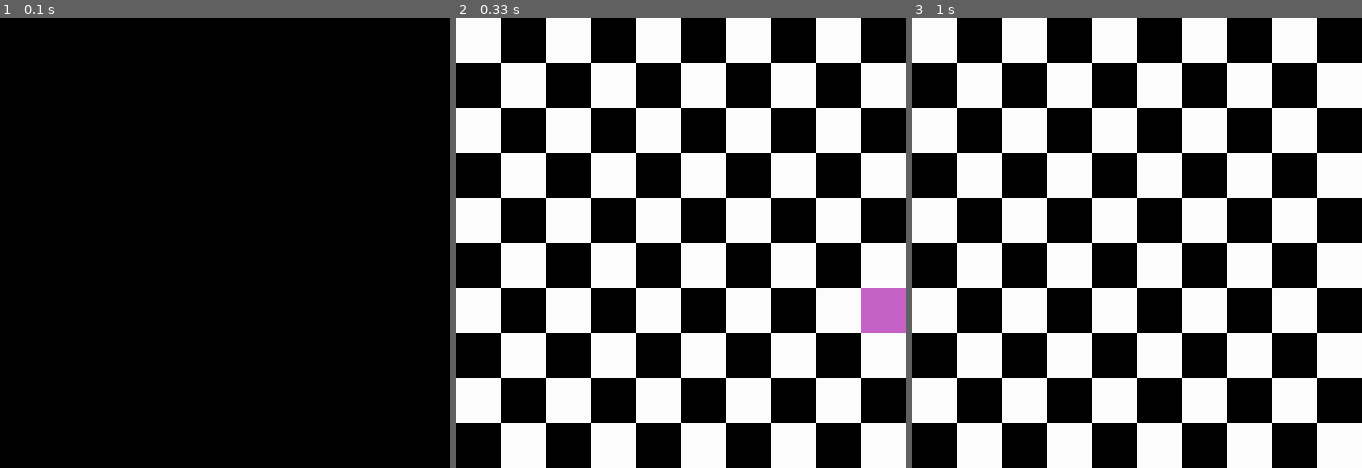
Above: before the commit, frames 1-3 (left to right).
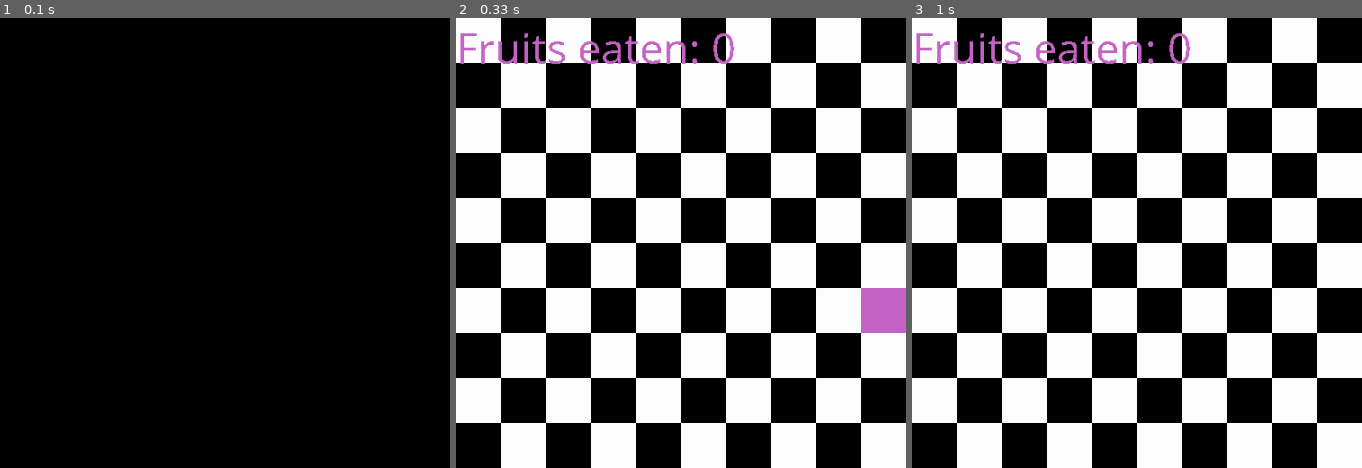
Above: after the commit, the same moments.

Repository: mwertich/gametest
Game: pygame game, started from Snake.py
The game is run twice, just before and just after one commit, with the same random seed, the same clock (stepped at 60 frames per second) and the same inputs.
Inputs:
- Up to frame 1 (0.1 s): no input
- Up to frame 2 (0.33 s): no input
- Up to frame 3 (1 s): hold Up from 0.83 s (still down)
The pictures show only the part of the screen within x 0-50%, y 0-50%; the shares and areas given below are measured in that part.

Frame 1 is identical in both runs. In frame 2, 1.2% of the frame differs, in the area x 0-62%, y 3-11%; in frame 3, 1.2%.

Commit message:
Änderungen

Diff:
--- a/Snake.py
+++ b/Snake.py
@@ -1,5 +1,5 @@
 import pygame
-import sys
+import sys, time
 import random
 
 # colors
@@ -22,12 +22,14 @@
 
 class Snake:
     def __init__(self, color, grain, length, start: tuple):
+        self.color = color
         self.grain = grain
         self.direction = 1
         self.size = (grain, grain)
         self.body = [(start[0] + i * 50, start[1]) for i in range(length)]
         self.bodyrect = None
         self.alive = True
+        self.score = 0
         self.fed_fruit = False
 
     def update(self):
@@ -72,7 +74,9 @@
     def snake_col(self):
         if len(self.player.body) != len(set(self.player.body)):
             screen.blit(self.feedback[0].render('Game over', 0, ROSA), (250, 250))
-            snake.alive = False
+            self.player.alive = False
+        if self.player.body[-1][0] > 1000 or self.player.body[-1][1] > 1000:
+            self.player.alive = False
 
 
 def draw_grid():
@@ -106,6 +110,7 @@
         self.size = size
         self.counter = 0
         self.fps = fps
+        self.font = pygame.font.SysFont('comicsansms', 50)
 
     def gen_pos(self):
         return random.randint(0, 20), random.randint(0, 20)
@@ -131,6 +136,7 @@
                 self.fps += 1
                 self.fruits.remove(fruit)
                 self.player.fed_fruit = True
+                self.player.score += 1
 
     def update(self):
         if self.counter % 50 == 0:
@@ -141,6 +147,8 @@
         self.player.update()
         for fruit in self.fruits:
             pygame.draw.rect(screen, fruit.color, [fruit.pos[0]* 50, fruit.pos[1] * 50, 50, 50])
+
+        screen.blit(self.font.render(f'Fruits eaten: {self.player.score}', 0, self.player.color), (0, 0))
 
 
 
@@ -167,5 +175,5 @@
         pygame.quit()
         sys.exit()
     for part in snake.bodyrect:
-        pygame.draw.rect(screen, ROSA, part)
+        pygame.draw.rect(screen, snake.color, part)
     pygame.display.flip()
